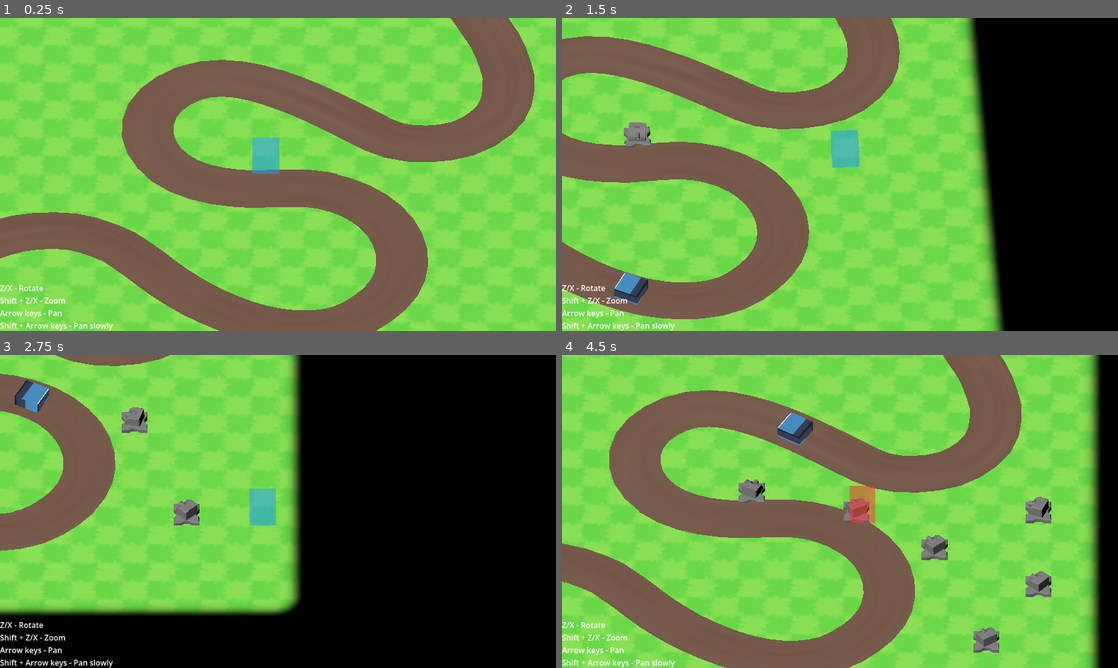
Above: before the commit, frames 1-4 (two rows, left to right).
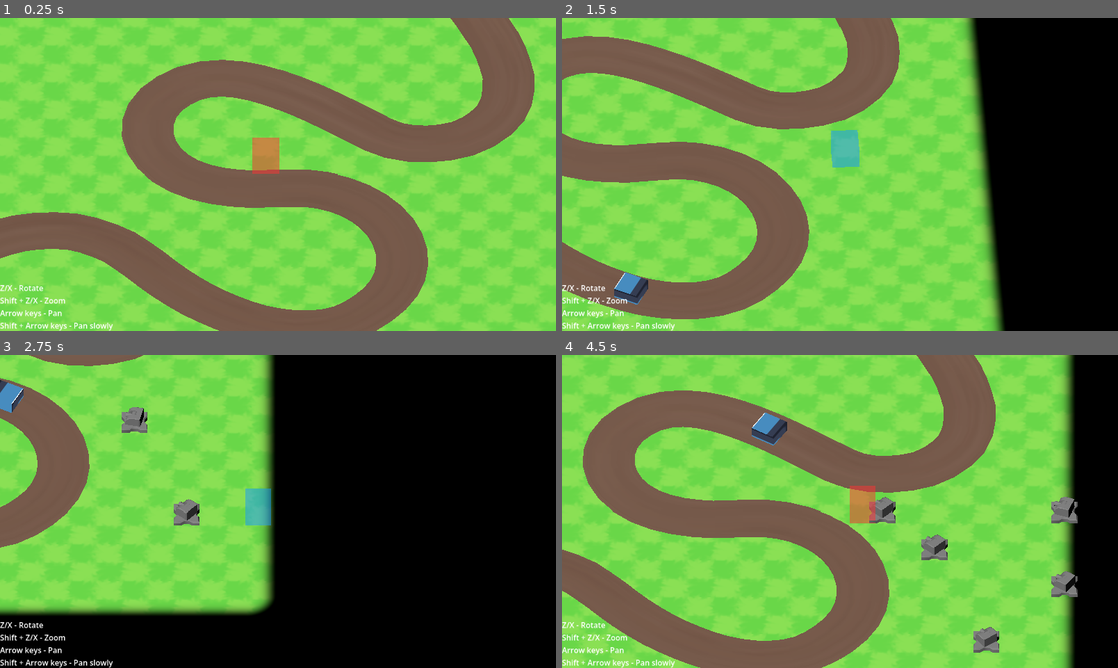
Above: after the commit, the same moments.

Repository: dairycultist/furry-roguelike-platformer
Game: Godot game, scene res://scene.tscn
The game is run twice, just before and just after one commit, with the same random seed, the same clock (stepped at 60 frames per second) and the same inputs. The engine's default icon, where the game draws it, is replaced by a stand-in: a white triangle on a blue panel in a dark square.
Inputs:
- Up to frame 1 (0.25 s): no input
- Up to frame 2 (1.5 s): hold Right (pan_right) 0.53-1.28 s; tap Space (use_tool) at 0.6 s; hold Down (pan_down) from 1.28 s (still down); tap X (camalt_negative) at 1.35 s
- Up to frame 3 (2.75 s): tap Space (use_tool) at 1.55, 2.3 s; release Down (pan_down) at 2.03 s; hold Right (pan_right) from 2.03 s (still down); tap Z (camalt_positive) at 2.1 s
- Up to frame 4 (4.5 s): release Right (pan_right) at 2.78 s; hold Up (pan_up) 2.78-3.53 s; tap Shift (modify_action) at 2.85 s; tap Space (use_tool) at 3.05, 3.6, 4.35 s; hold Left (pan_left) from 3.53 s (still down)

The runs differ from the first frame. In frame 1, 0.6% of the frame differs, in the area x 45-51%, y 38-50%; in frame 2, 0.3%; in frame 3, 29%; in frame 4, 57%, in the area x 0-97%, y 0-100%.

Commit message:
Fix previous commit

Diff:
--- a/player.gd
+++ b/player.gd
@@ -44,17 +44,17 @@
 	var prev_position = global_position;
 
 	global_position += velocity * delta;
-	global_position = global_position.clamp(Vector3(-13, 0, -13), Vector3(12, 0, 12));
+	global_position = global_position.clamp(Vector3(-12, 0, -12), Vector3(13, 0, 13));
 
 	$Cursor.global_position -= global_position - prev_position;
 
 	# selection
-	var selected_pos : Vector3i = Vector3i(global_position.ceil()) - Vector3i(1, 0, 1);
+	var selected_pos : Vector3i = Vector3i(global_position.ceil());
 	var pos_invalid : bool = grid.get_cell_item(selected_pos) >= 0;
 
 	$Cursor/Mesh.get_surface_override_material(0).albedo_color = Color(1.0, 0.2, 0.2, 0.5) if pos_invalid else Color(0.1, 0.6, 1.0, 0.5);
 
-	$Cursor.global_position = lerp($Cursor.global_position, Vector3(selected_pos) + Vector3(0.5, 0.0, 0.5), 10.0 * delta);
+	$Cursor.global_position = lerp($Cursor.global_position, Vector3(selected_pos) - Vector3(0.5, 0.0, 0.5), 10.0 * delta);
 
 	if Input.is_action_just_pressed("use_tool") and not pos_invalid:
 
@@ -62,4 +62,4 @@
 
 		grid.add_child(turret);
 		turret.enemy_path = enemy_path;
-		turret.global_position = Vector3(selected_pos.x - 0.5, 0.0, selected_pos.z + 0.5);
+		turret.global_position = Vector3(selected_pos.x - 0.5, 0.0, selected_pos.z - 0.5);
